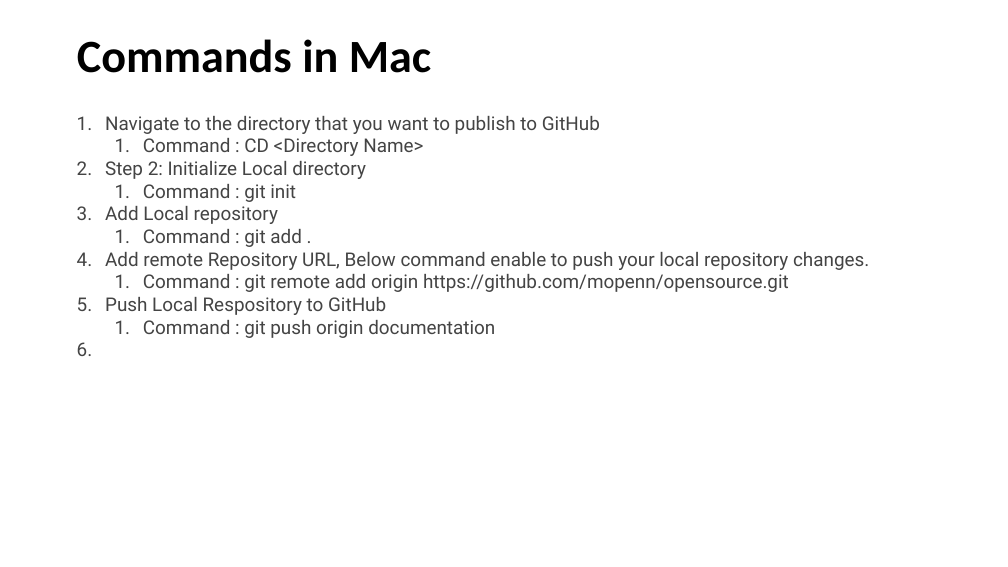
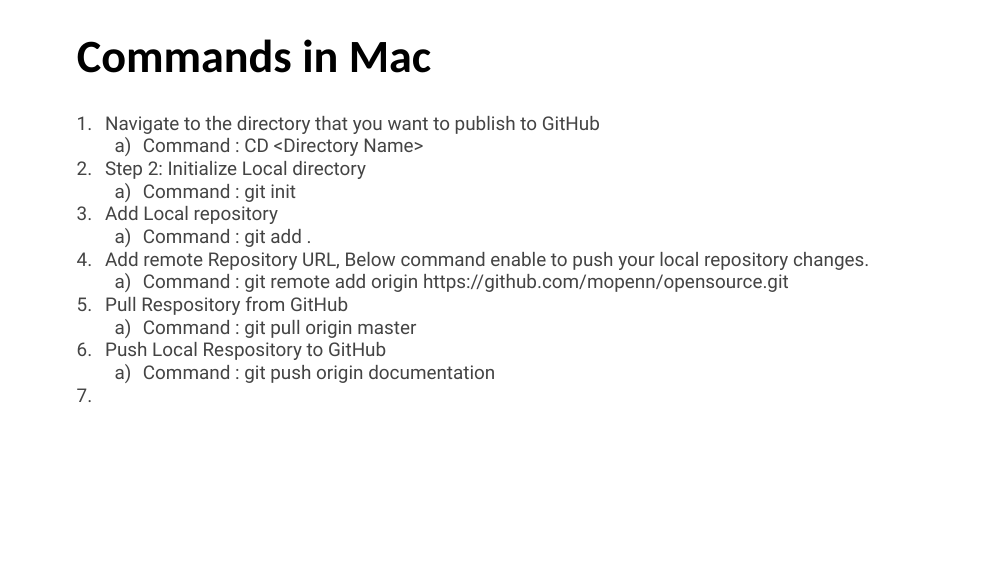
Before and after one commit to mopenn/opensource, a slide deck: slide 6 of GitHub/Github Tutorial for Beginners.pptx. Drawn at 1008x567 pixels with LibreOffice and Linux fonts; fonts in the diff are those of the drawing. Boxes give left, top, right and bottom in pixels: in the first picture for what was removed or moved away, otherwise in the second. Text is boxed around its words. In the diff, an @@ line names an element or a change of style, - is before the commit and + after.

Commit message:
made changes to the github presentation

```diff
--- a/GitHub/Github Tutorial for Beginners.pptx
+++ b/GitHub/Github Tutorial for Beginners.pptx
@@ text at (x1=143, y1=138, x2=789, y2=383): bullet 1. to a) @@
@@ text at (x1=105, y1=296, x2=416, y2=338): paragraphs added @@
+5. Pull Respository from GitHub
+  a) Command : git pull origin master
```
Also in this commit, not shown: 17 other files.
